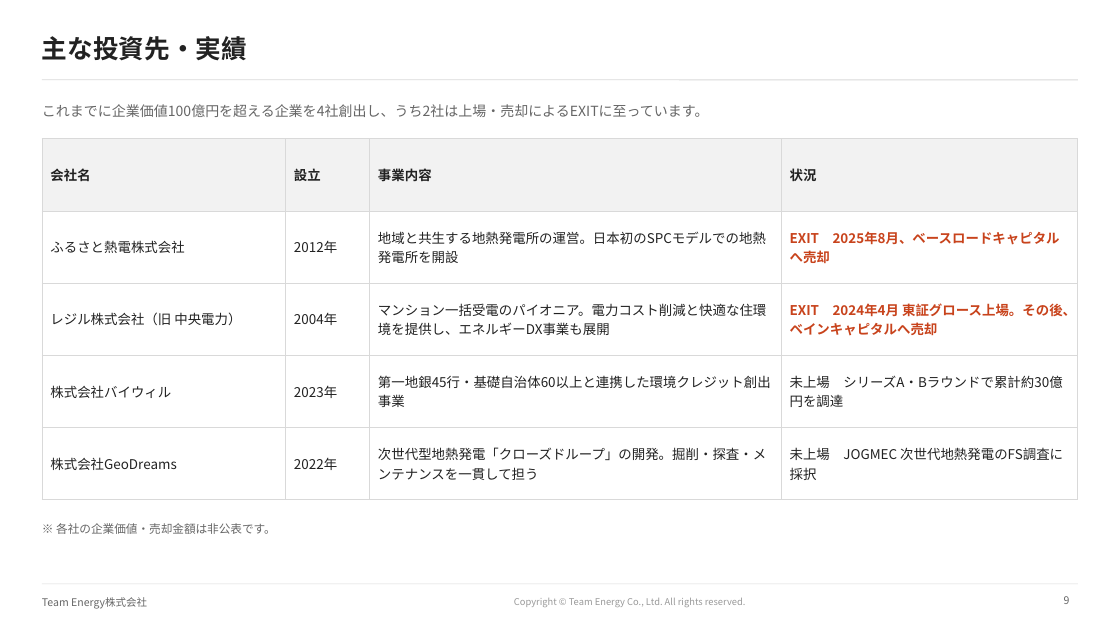
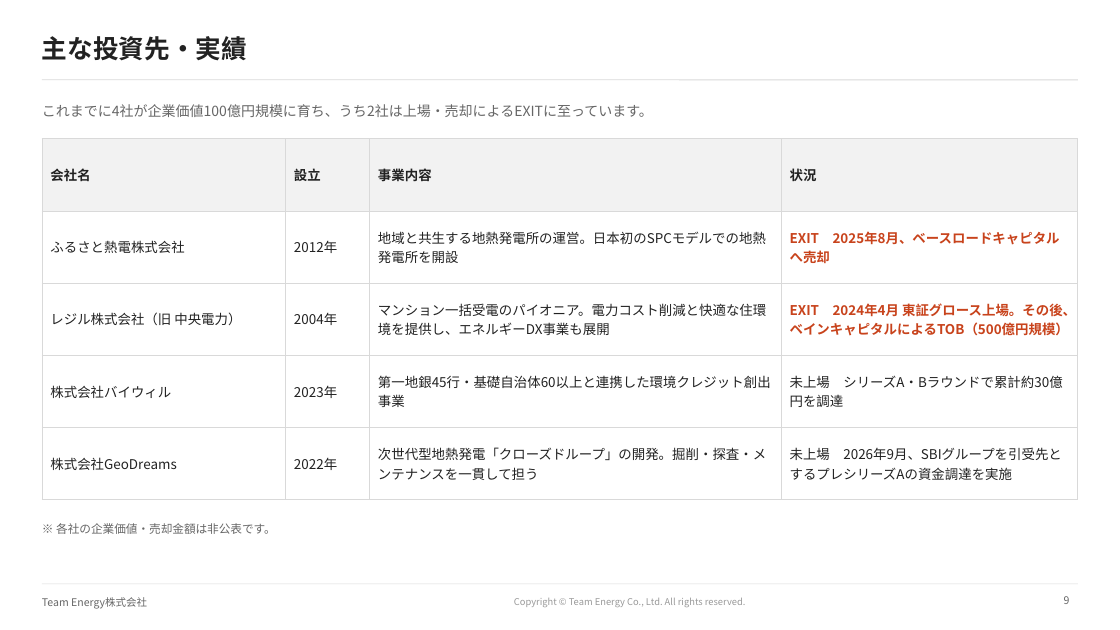
Before and after one commit to ttomoi-afk/desktop-tutorial, a slide deck: slide 9 of teamenergy/docs/TeamEnergy_会社紹介資料.pptx. Drawn at 1120x630 pixels with LibreOffice and Linux fonts; fonts in the diff are those of the drawing; background and template pictures are left out. Boxes give left, top, right and bottom in pixels: in the first picture for what was removed or moved away, otherwise in the second. Text is boxed around its words. In the diff, an @@ line names an element or a change of style, - is before the commit and + after.

```diff
--- a/teamenergy/docs/TeamEnergy_会社紹介資料.pptx
+++ b/teamenergy/docs/TeamEnergy_会社紹介資料.pptx
@@ text at [42, 104, 653, 117]: text changed @@
-これまでに企業価値100億円を超える企業を4社創出し、うち2社は上場・売却によるEXITに至っています。
+これまでに4社が企業価値100億円規模に育ち、うち2社は上場・売却によるEXITに至っています。
@@ table at [42, 139, 1078, 484] @@
-row 3, column 4: EXIT 2024年4月 東証グロース上場。その後、ベインキャピタルへ売却
+row 3, column 4: EXIT 2024年4月 東証グロース上場。その後、ベインキャピタルによるTOB（500億円規模）
-row 5, column 4: 未上場 JOGMEC 次世代地熱発電のFS調査に採択
+row 5, column 4: 未上場 2026年9月、SBIグループを引受先とするプレシリーズAの資金調達を実施
```
Also in this commit, not shown: 3 other slides changed, 3 other files.
